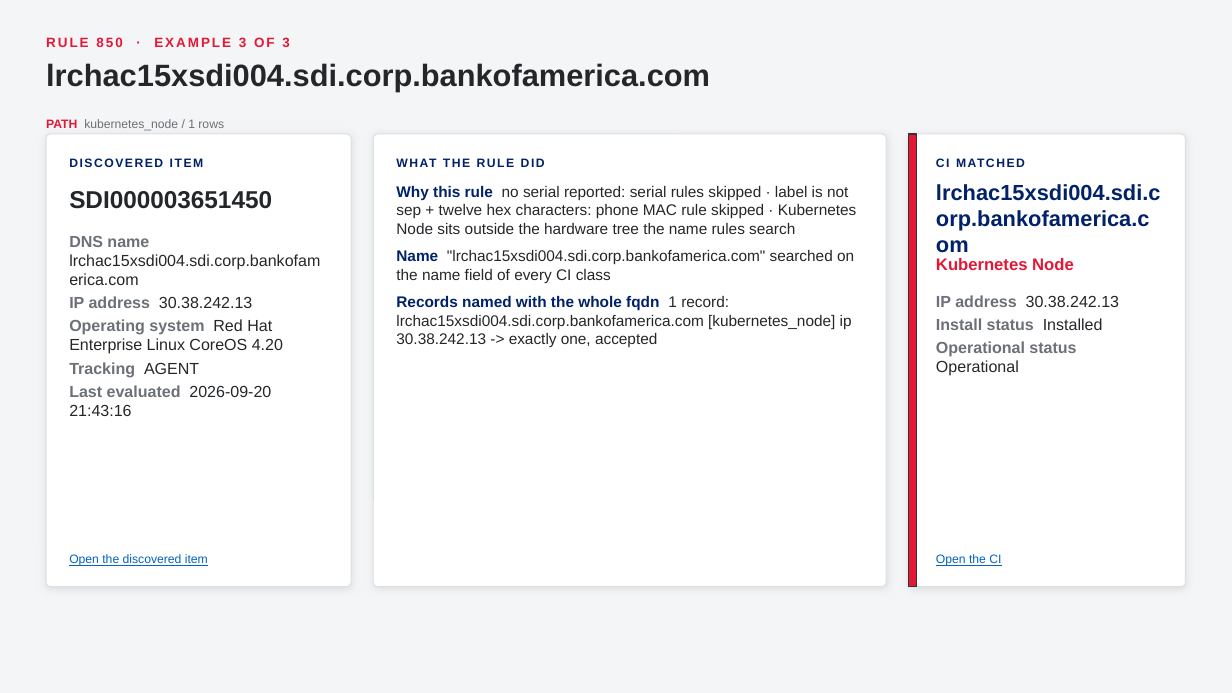
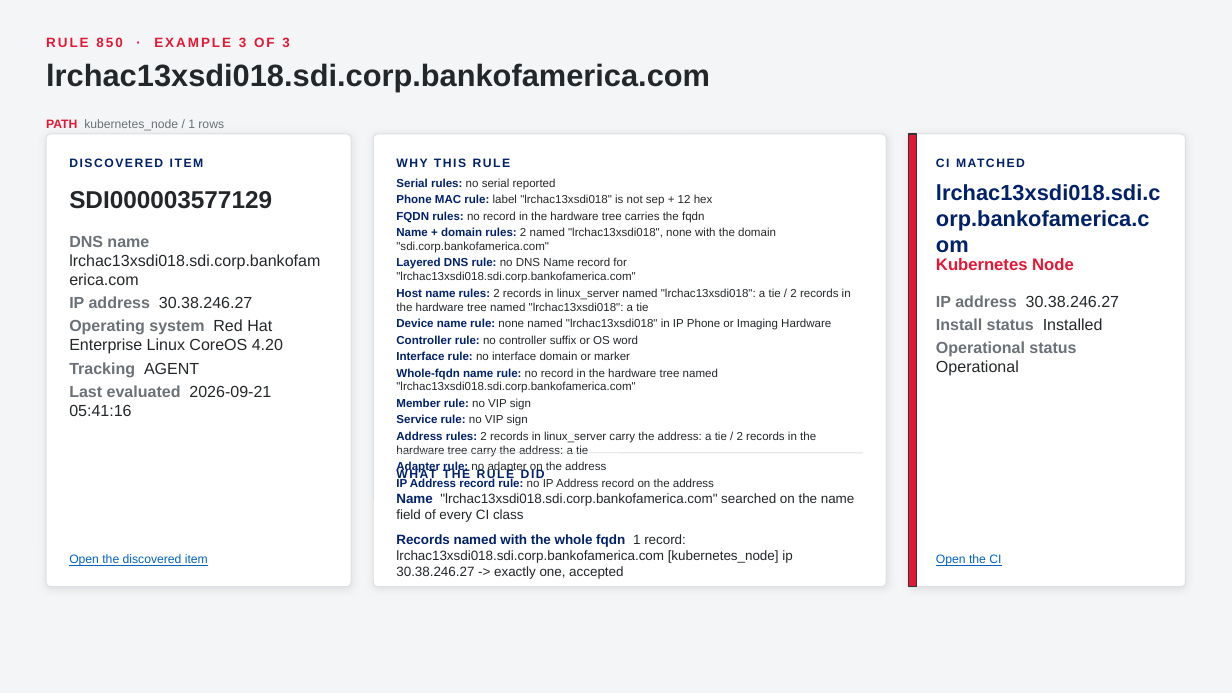
Before and after one commit to singhmihir/py, a slide deck: slide 81 of stories/qualys-ci-lookup-rules/Qualys CI Lookup Rules - CMDB Team Demo.pptx. Drawn at 1232x693 pixels with LibreOffice and Linux fonts; fonts in the diff are those of the drawing. Boxes give left, top, right and bottom in pixels: in the first picture for what was removed or moved away, otherwise in the second. Text is boxed around its words. In the diff, an @@ line names an element or a change of style, - is before the commit and + after.

```diff
--- a/stories/qualys-ci-lookup-rules/Qualys CI Lookup Rules - CMDB Team Demo.pptx
+++ b/stories/qualys-ci-lookup-rules/Qualys CI Lookup Rules - CMDB Team Demo.pptx
@@ text at box(46, 63, 710, 91): text changed @@
-lrchac15xsdi004.sdi.corp.bankofamerica.com
+lrchac13xsdi018.sdi.corp.bankofamerica.com
@@ text added at box(396, 158, 511, 167), 9.5 pt, text #012169, bold @@
+WHY THIS RULE
@@ text added at box(396, 178, 851, 487), 9 pt, text #24272A @@
+• Serial rules: no serial reported
+• Phone MAC rule: label "lrchac13xsdi018" is not sep + 12 hex
+• FQDN rules: no record in the hardware tree carries the fqdn
+• Name + domain rules: 2 named "lrchac13xsdi018", none with the domain "sdi.corp.bankofamerica.com"
+• Layered DNS rule: no DNS Name record for "lrchac13xsdi018.sdi.corp.bankofamerica.com"
+• Host name rules: 2 records in linux_server named "lrchac13xsdi018": a tie / 2 records in the hardware tree named "lrchac13xsdi018": a tie
+• Device name rule: none named "lrchac13xsdi018" in IP Phone or Imaging Hardware
+• Controller rule: no controller suffix or OS word
+• Interface rule: no interface domain or marker
+• Whole-fqdn name rule: no record in the hardware tree named "lrchac13xsdi018.sdi.corp.bankofamerica.com"
+• Member rule: no VIP sign
+• Service rule: no VIP sign
+• Address rules: 2 records in linux_server carry the address: a tie / 2 records in the hardware tree carry the address: a tie
+• Adapter rule: no adapter on the address
+• IP Address record rule: no IP Address record on the address
@@ text at box(69, 191, 272, 209): text changed @@
-SDI000003651450
+SDI000003577129
@@ text at box(936, 184, 1161, 231): text changed @@
-lrchac15xsdi004.sdi.corp.bankofamerica.com
+lrchac13xsdi018.sdi.corp.bankofamerica.com
@@ text at box(69, 236, 320, 308): text changed @@
-DNS name lrchac15xsdi004.sdi.corp.bankofamerica.com
-IP address 30.38.242.13
+DNS name lrchac13xsdi018.sdi.corp.bankofamerica.com
+IP address 30.38.246.27
@@ text at box(936, 295, 1119, 307): text changed @@
-IP address 30.38.242.13
+IP address 30.38.246.27
@@ text at box(69, 385, 271, 416): text changed @@
-Last evaluated 2026-09-20 21:43:16
+Last evaluated 2026-09-21 05:41:16
@@ text "WHAT THE RULE DID" rewrapped from box(396, 151, 863, 175) to box(498, 461, 562, 487) @@
@@ line added from (396, 453) to (863, 453), #DDE0E3 0.75 pt @@
@@ text at box(396, 493, 855, 579): text changed; size 12 to 10.5 pt @@
-1. Why this rule no serial reported: serial rules skipped · label is not sep + twelve hex characters: phone MAC rule skipped · Kubernetes Node sits outside the hardware tree the name rules search
-2. Name "lrchac15xsdi004.sdi.corp.bankofamerica.com" searched on the name field of every CI class
-3. Records named with the whole fqdn 1 record: lrchac15xsdi004.sdi.corp.bankofamerica.com [kubernetes_node] ip 30.38.242.13 -> exactly one, accepted
+1. Name "lrchac13xsdi018.sdi.corp.bankofamerica.com" searched on the name field of every CI class
+2. Records named with the whole fqdn 1 record: lrchac13xsdi018.sdi.corp.bankofamerica.com [kubernetes_node] ip 30.38.246.27 -> exactly one, accepted
```
Also in this commit, not shown: 59 other slides changed, 7 other files.
